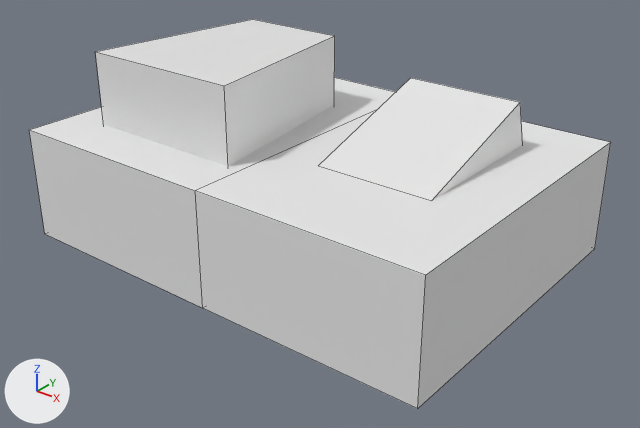
One commit to the Blender file NotForBroadcastPOC-Sourcetree/Assets/Blender Files/- Interactive/Plug and Socket.blend: the scene before it, then after it.
Both versions are drawn from a 50 mm camera at (0.1502, -0.1637, 0.1101) aimed at (0.0228, -0.0044, 0.0114). Arrows for +X, +Y and +Z are at lower left; the lights stay in place. Mesh edges are drawn as thin lines.

The first picture shows 'Plug', 'Socket', 'Switch'.
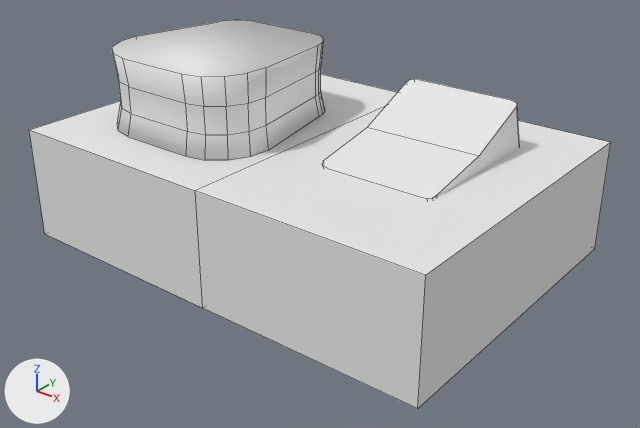
Pixel boxes (x1, y1, x2, y2) of what changed, in the pictures (640 x 428 px):
'Plug', reshaped, rescaled (11% narrower)
    before: (96, 19, 335, 166)
    after: (112, 20, 325, 160)
'Switch', reshaped, turned, rescaled
    before: (319, 78, 523, 200)
    after: (322, 79, 520, 199)
part 2 of me_cube_001, built on
    before: (96, 19, 335, 166)
    after: (112, 20, 325, 160)

Patch to the scene script:
```diff
--- a/NotForBroadcastPOC-Sourcetree/Assets/Blender Files/- Interactive/Plug and Socket.blend.py
+++ b/NotForBroadcastPOC-Sourcetree/Assets/Blender Files/- Interactive/Plug and Socket.blend.py
@@ mat_material_002 @@
+mat_material_002 = diffuse_material('Material.002')
+mat_material_002.base_color = (0.8, 0.8, 0.8)  # white #e7e7e7
@@ mat_end_of_switch @@
+mat_end_of_switch = diffuse_material('End of Switch')
+mat_end_of_switch.base_color = (0.8, 0.0, 0.0058)  # red #e70011
@@ me_cube_002 @@
 # used by ob_switch; location = (0.0459, 0.0065, 0.0298); rotation_euler = (0.307, 0.0, 0.0), in degrees (18, 0, 0); scale = (1.31, 0.954, 0.954)
-me_cube_002.from_pydata(...)  # 8 vertices, 6 faces; spans x -0.0119..0.0119, y -0.0209..0.0209, z -0.0068..0.0068
+me_cube_002.from_pydata(...)  # 34 vertices, 19 faces; spans x -0.0155..0.0155, y -0.0209..0.0209, z -0.0122..0.0122
+# me_cube_002 part 1: the whole mesh is rebuilt
+me_cube_002.materials.append(mat_end_of_switch)  # red #e70011
+me_cube_002.materials.append(mat_material_002)  # white #e7e7e7
@@ me_cube_001 @@
 # used by ob_plug; location = (-0.0081, -0.003, 0.0294); scale = (0.0225, 0.025, 0.01)
-me_cube_001.from_pydata(...)  # 8 vertices, 6 faces; spans x -1.0..1.0, y -1.0..1.0, z 0.0..2.0
+me_cube_001.from_pydata(...)  # 96 vertices, 74 faces; spans x -0.02..0.02, y -0.03..0.02, z 0.0..0.02
+# me_cube_001 part 2: the whole mesh is rebuilt
+# me_cube_001 part 3: the surface is now shaded smooth
@@ ob_switch @@
 ob_switch.location = (0.0459, 0.0065, 0.0298)
-ob_switch.rotation_euler = (0.307, 0.0, 0.0)  # degrees (18, 0, 0)
-ob_switch.scale = (1.31, 0.954, 0.954)
@@ ob_plug @@
 ob_plug.location = (-0.0081, -0.003, 0.0294)
-ob_plug.scale = (0.0225, 0.025, 0.01)
```
